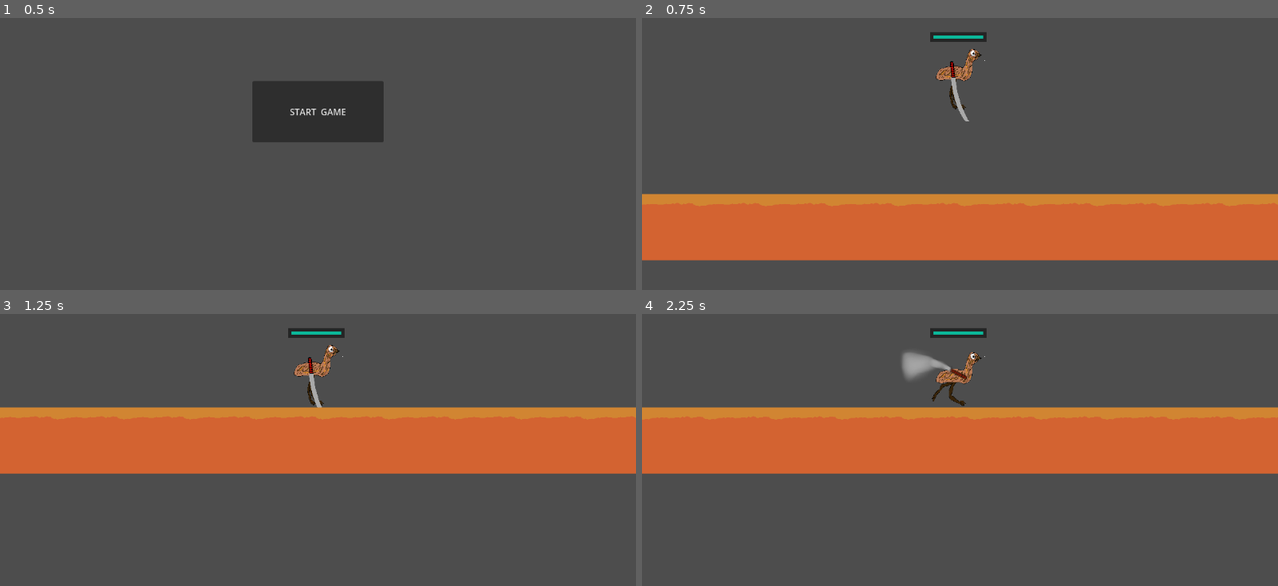
Above: before the commit, frames 1-4 (two rows, left to right).
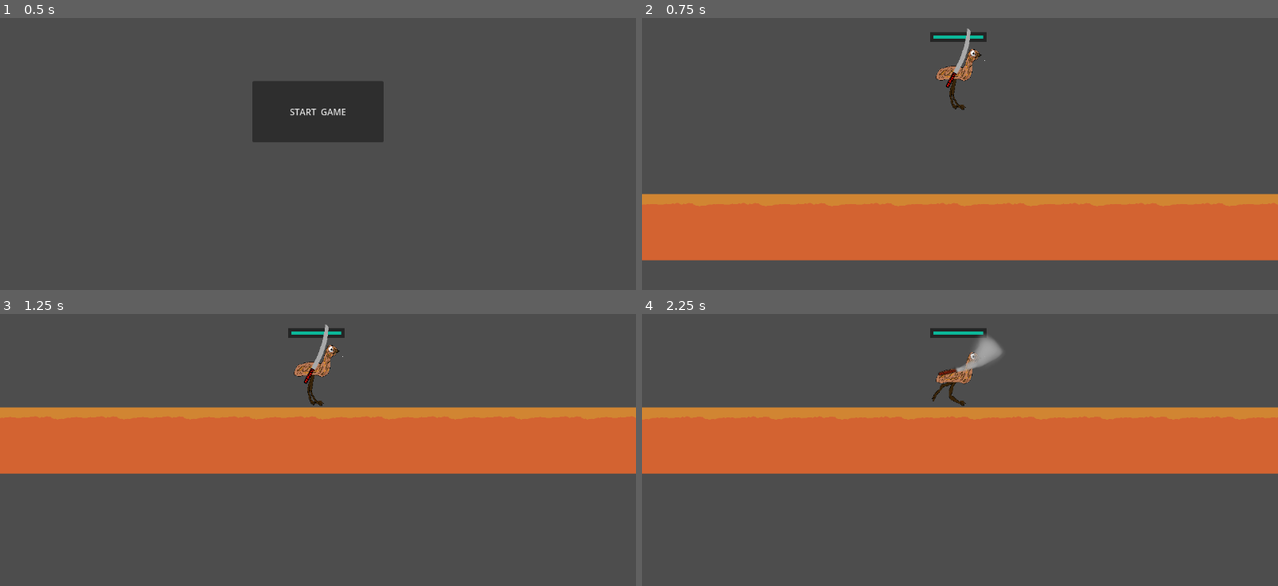
Above: after the commit, the same moments.

Repository: BastianLorsch/emu_game
Game: Godot game, scene res://scenes/game.tscn
Two runs of this game, one before a commit and one after it. Both use one fixed random seed, a clock stepped at 60 frames per second and the inputs below.
Inputs (mouse positions are in pixels of both pictures, inside the frame that each line leads up to):
- Up to frame 1 (0.5 s): no input
- Up to frame 2 (0.75 s): click "START GAME" at 0.5 s
- Up to frame 3 (1.25 s): no input
- Up to frame 4 (2.25 s): tap Enter (ui_accept) at 1.25 s; move the mouse to (1099, 390) at 1.27 s; hold D (move_right) from 1.28 s (still down); tap Space (attack) at 1.35, 2.1 s; tap W (jump) at 1.52 s; move the mouse to (832, 425) at 2.02 s

Frame 1 is identical in both runs. In frame 2, 0.3% of the frame differs, in the area x 47-52%, y 3-39%; in frame 3, 0.3%; in frame 4, 0.9%, in the area x 40-57%, y 7-24%.

Commit message:
!!!VERÄNDERUNG NACH ABGABE!!! nur noch ein enemy damaged, weapon animation an richtung gekettet   !!!!VERÄNDERUNG NACH ABGABE VORGENOMMEN!!!!

Diff:
--- a/scenes/enemy.tscn
+++ b/scenes/enemy.tscn
@@ -33,4 +33,5 @@
 offset_top = -13.0
 offset_right = 8.0
 offset_bottom = -12.0
+max_value = 150.0
 value = 100.0
--- a/scenes/player.tscn
+++ b/scenes/player.tscn
@@ -153,13 +153,14 @@
 
 [node name="player_weapon" parent="." instance=ExtResource("14_f1ej7")]
 position = Vector2(-2, -11)
+rotation = -1.13446
 collision_layer = 8
 
 [node name="player_heart" type="Marker2D" parent="."]
 position = Vector2(0, -12)
 
 [node name="Timer" type="Timer" parent="."]
-wait_time = 5.0
+wait_time = 4.0
 
 [node name="enemy_spawner_left" type="Marker2D" parent="."]
 position = Vector2(-195, -12)
--- a/scenes/player_weapon.tscn
+++ b/scenes/player_weapon.tscn
@@ -54,7 +54,6 @@
 one_shot = true
 
 [node name="AnimatedSprite2D" type="AnimatedSprite2D" parent="."]
-position = Vector2(-4.76837e-07, 0)
 rotation = 1.63245
 scale = Vector2(0.0265719, 0.0215419)
 sprite_frames = SubResource("SpriteFrames_0dvax")
--- a/scripts/enemy.gd
+++ b/scripts/enemy.gd
@@ -7,14 +7,17 @@
 @onready var healthbar = $Healthbar
 @onready var player = get_node("../../../Player")
 @onready var spawner = $".."
-var health = 150 : set = _set_health
+var health = 150
 var do_movement = true
+var instance_id
+
 
 func _ready() -> void:
 	position.x = spawner.spawn_pos
 	healthbar.init_health(health)
 	SignalBus.enemy_damaged.connect(_set_health)
 	SignalBus.player_dead.connect(_on_player_dead)
+	instance_id = get_instance_id()
 
 func _physics_process(delta: float) -> void:
 	# Add the gravity.
@@ -24,7 +27,6 @@
 	# Handle jump.
 	#if Input.is_action_just_pressed("ui_accept") and is_on_floor():
 		#velocity.y = JUMP_VELOCITY
-
 	# Get the input direction and handle the movement/deceleration.
 	# As good practice, you should replace UI actions with custom gameplay actions.
 	var player_x_pos = player.position.x
@@ -38,11 +40,12 @@
 		position.x = move_toward(position.x, player.position.x, delta * SPEED)
 	move_and_slide()
 
-func _set_health(damage):
-	health = min(healthbar.max_value, health - damage)
-	healthbar.health = health
-	if  health <= 0:
-		queue_free()
+func _set_health(damage, body):
+	if body.get_instance_id() == instance_id:
+		health = min(healthbar.max_value, health - damage)
+		healthbar.health = health
+		if  health <= 0:
+			queue_free()
 
 func _on_player_dead():
 	queue_free()
--- a/scripts/healthbar.gd
+++ b/scripts/healthbar.gd
@@ -2,7 +2,6 @@
 
 @onready var timer = $Timer
 @onready var damage_bar = $DamageBar
-
 var health = 0 : set = _set_health
 
 func _set_health(new_health):
--- a/scripts/player_weapon.gd
+++ b/scripts/player_weapon.gd
@@ -13,7 +13,6 @@
 # Called every frame. 'delta' is the elapsed time since the previous frame.
 func _process(delta: float) -> void:
 	if !attacking:
-		look_at(get_global_mouse_position())
 		collision_shape.disabled = true
 
 	elif attacking and attack_ready:
@@ -26,11 +25,9 @@
 		attack_ani.stop()
 		attacking = false
 
-	print("attacking ", attacking)
-
 func _on_attack_cooldown_timeout() -> void:
 	attack_ready = true
 	# print("attack ready")
 
 func _on_body_entered(body: Node2D) -> void:
-	SignalBus.enemy_damaged.emit(20)
+	SignalBus.enemy_damaged.emit(20, body)
--- a/scripts/signalBus.gd
+++ b/scripts/signalBus.gd
@@ -2,7 +2,7 @@
 
 signal player_damaged(damage) #emit in weapon (enemy)
 signal player_dead() #emit in player
-signal enemy_damaged(damage) #emit in player_weapon
+signal enemy_damaged(damage, body) #emit in player_weapon
 signal start_game() #emit in button (title_screen)
 
 signal enemy_spawner_position(left, right) #emit in player
--- a/scripts/stateMachine/player_state_controled.gd
+++ b/scripts/stateMachine/player_state_controled.gd
@@ -9,10 +9,10 @@
 var health = 100
 var regenerating = false
 var dead = false
+var i = 0		#für i siehe z. 45
 @onready var animated_sprite: AnimatedSprite2D = $AnimatedSprite2D
 @onready var healthbar = $Healthbar
 @onready var weapon = $player_weapon
-@onready var weapon_sprite = $player_weapon/Sprite2D
 @onready var timer_regeneration = $Timer
 @onready var enemy_spawner_left = $enemy_spawner_left
 @onready var enemy_spawner_right = $enemy_spawner_right
@@ -41,6 +41,10 @@
 	# update last facing direction
 	if direction:
 		last_facing_direction = sign(direction)
+	# wird nur ausgeführt, wenn sich last_facing_direction ändert; i diehnt als Zwischenspeicher
+	if !is_same(last_facing_direction, i):
+		i = last_facing_direction
+		player_dir_changed(i)
 
 	# Add the gravity.
 	if not is_on_floor():
@@ -81,3 +85,14 @@
 
 func set_enemy_spawner_position():
 	SignalBus.enemy_spawner_position.emit(enemy_spawner_left.global_position.x, enemy_spawner_right.global_position.x)
+
+func player_dir_changed(player_dir):
+	match player_dir:
+		1.0:
+			weapon.scale = Vector2(1, 1)
+			weapon.position.x = -2
+			weapon.rotation_degrees = -65
+		-1.0:
+			weapon.scale = Vector2(1, -1)
+			weapon.position.x = 0
+			weapon.rotation_degrees = - 115
